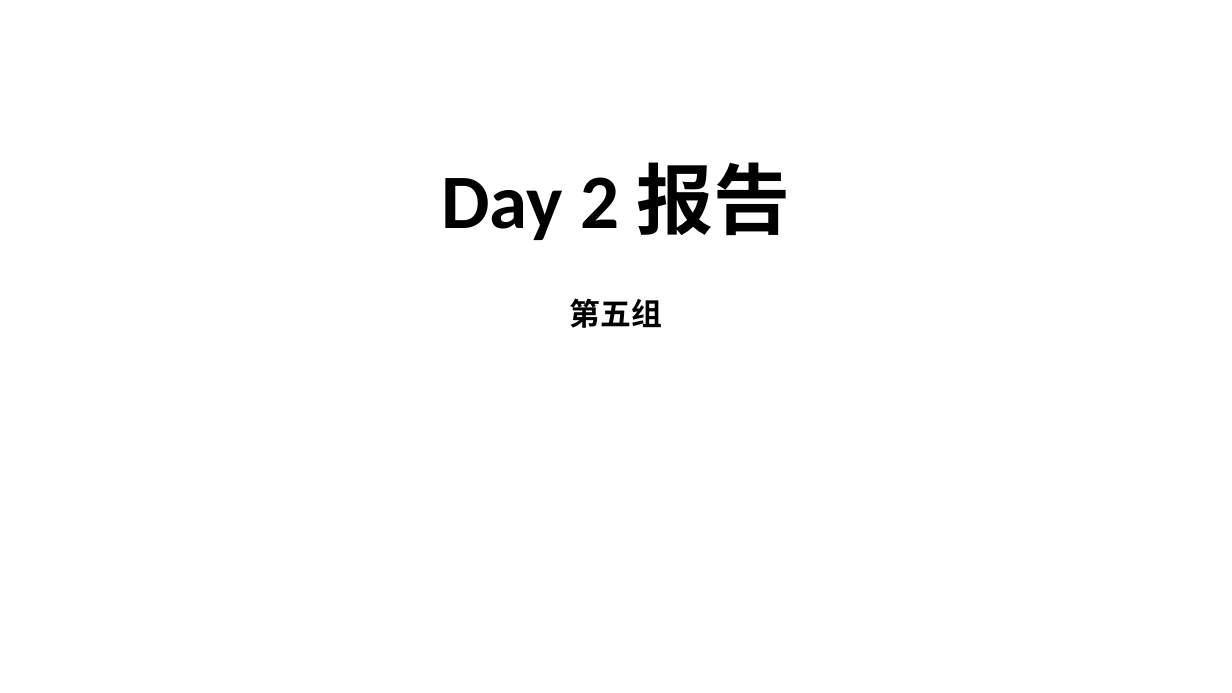
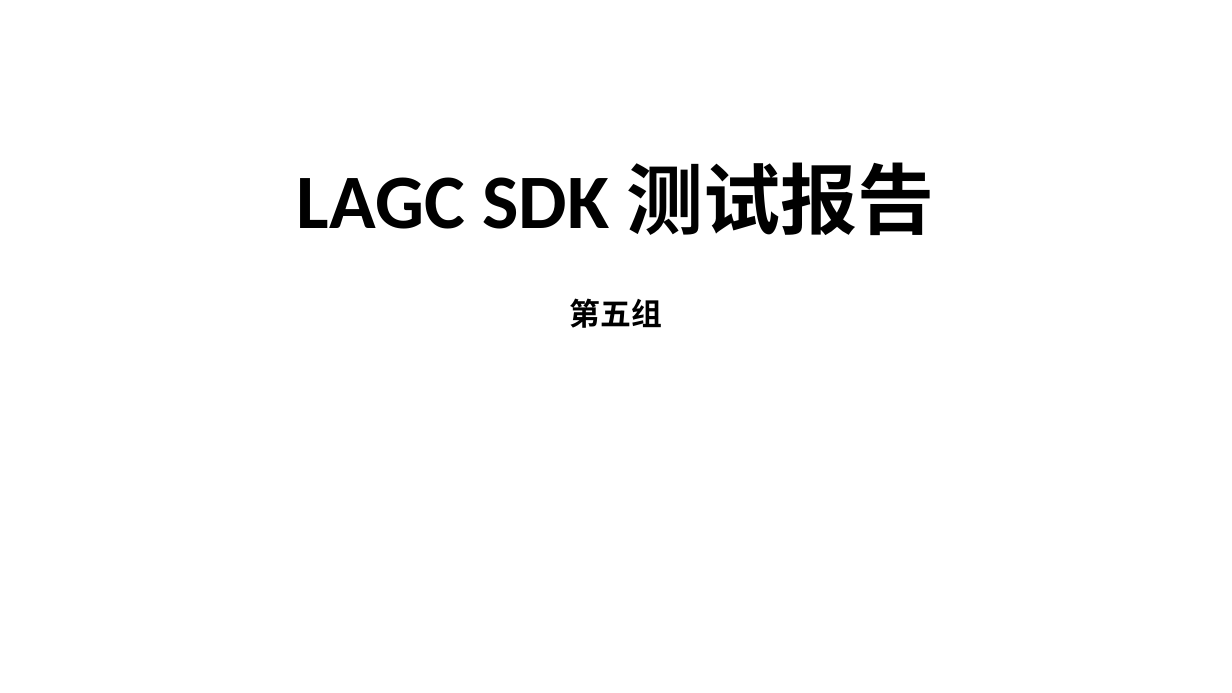
Before and after one commit to webanklabgroup5/webank, a slide deck: slide 1 of day2/Day2_Report.pptx. Drawn at 1232x693 pixels with LibreOffice and Linux fonts; fonts in the diff are those of the drawing. Boxes give left, top, right and bottom in pixels: in the first picture for what was removed or moved away, otherwise in the second. Text is boxed around its words. In the diff, an @@ line names an element or a change of style, - is before the commit and + after.

```diff
--- a/day2/Day2_Report.pptx
+++ b/day2/Day2_Report.pptx
@@ title at (297, 162, 935, 235): text changed @@
-Day 2 报告
+LAGC SDK 测试报告
```
Also in this commit, not shown: 3 other slides changed, 1 slide added, 7 other files.
